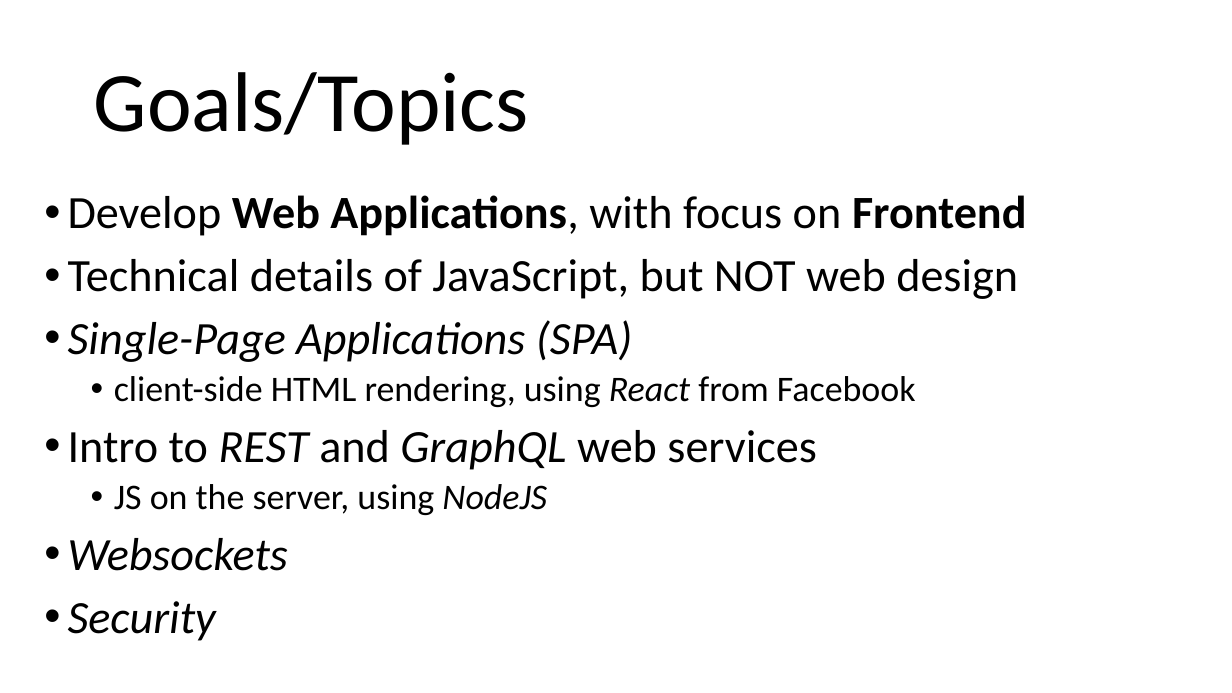
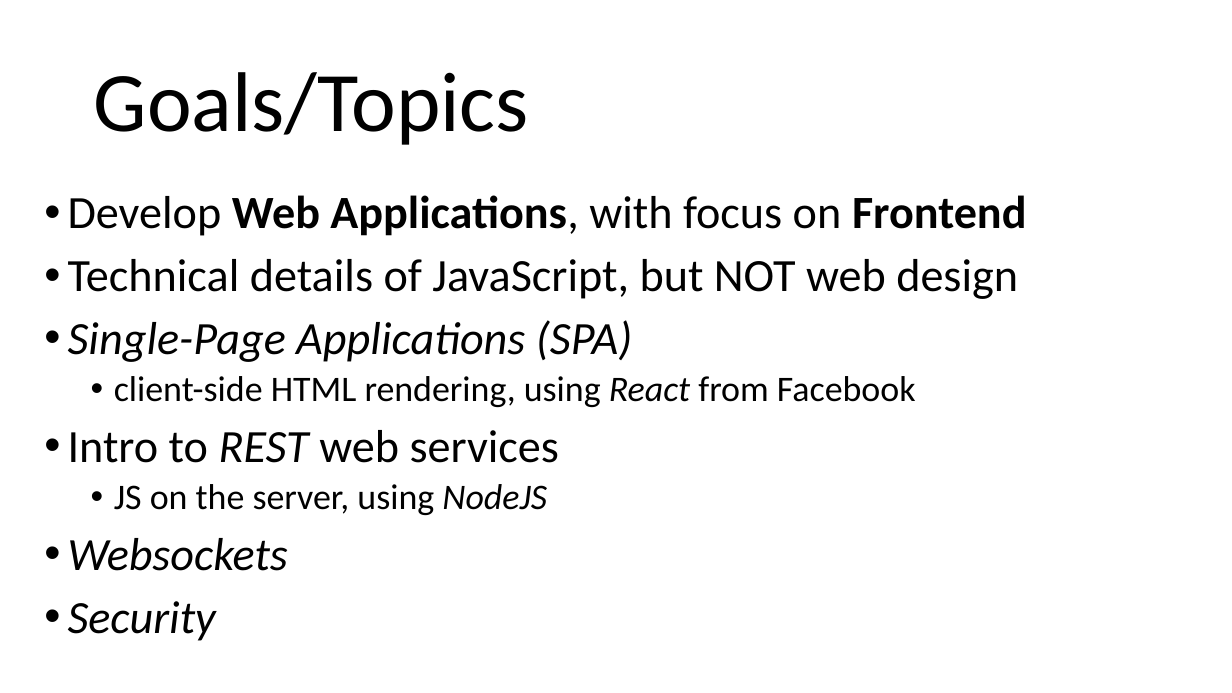
Before and after one commit to arcuri82/web_development_and_api_design, a slide deck: slide 2 of docs/slides/lesson_01.pptx. Drawn at 1232x693 pixels with LibreOffice and Linux fonts; fonts in the diff are those of the drawing. Boxes give left, top, right and bottom in pixels: in the first picture for what was removed or moved away, otherwise in the second. Text is boxed around its words. In the diff, an @@ line names an element or a change of style, - is before the commit and + after.

```diff
--- a/docs/slides/lesson_01.pptx
+++ b/docs/slides/lesson_01.pptx
@@ text at [68,430,559,463]: text changed @@
-• Intro to REST and GraphQL web services
+• Intro to REST web services
```
Also in this commit, not shown: 1 other slide changed, 1 other file.
